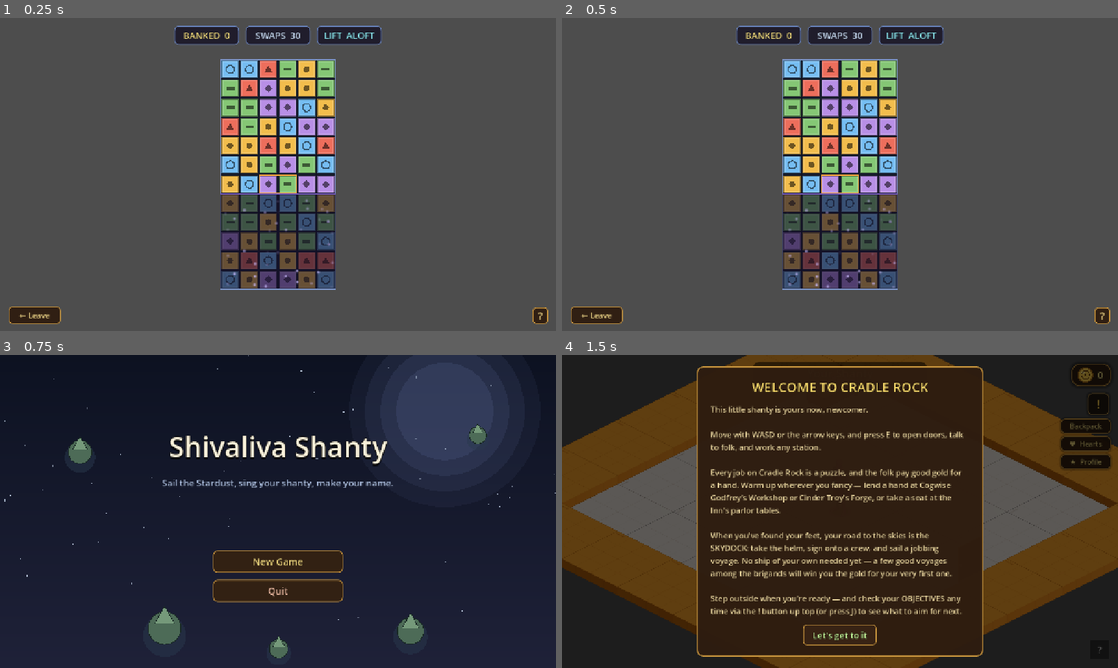
Above: before the commit, frames 1-4 (two rows, left to right).
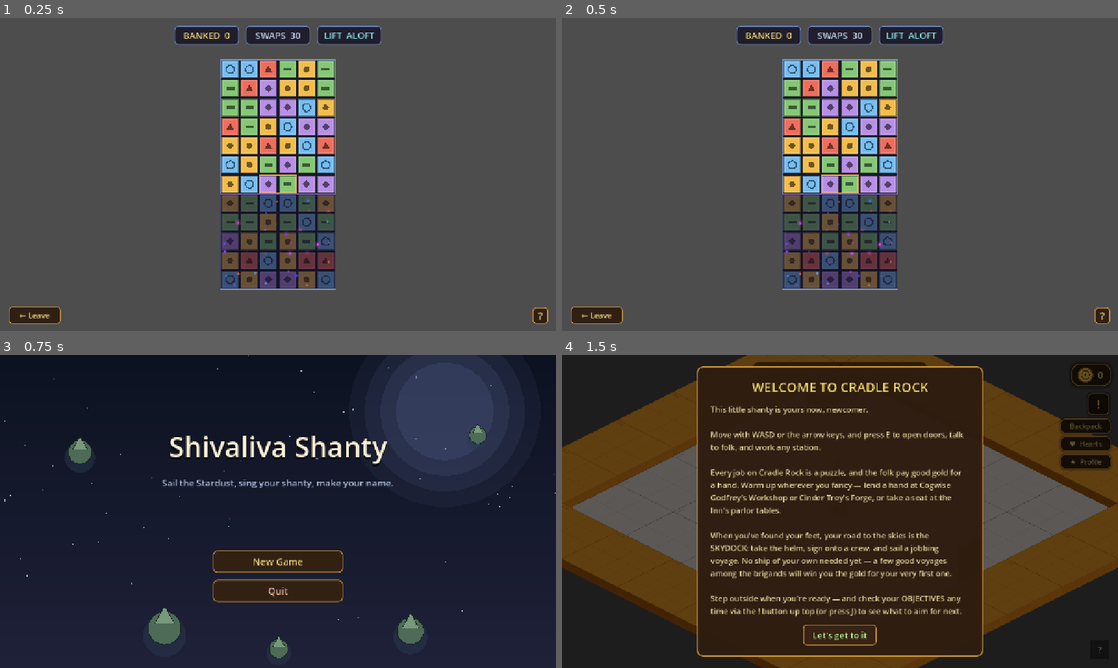
Above: after the commit, the same moments.

Repository: TairoyZone/shivaliva-shanty
Game: Godot game, scene res://puzzles/loft/loft.tscn
The game is run twice, just before and just after one commit, with the same random seed, the same clock (stepped at 60 frames per second) and the same inputs. This scene is started directly instead of the project's main scene.
Inputs:
- Up to frame 1 (0.25 s): no input
- Up to frame 2 (0.5 s): no input
- Up to frame 3 (0.75 s): click "← Leave" at 0.5 s
- Up to frame 4 (1.5 s): click "New Game" at 1.25 s

The runs differ from the first frame. In frame 1, 0.3% of the frame differs, in the area x 39-60%, y 57-87%; in frame 2, 0.3%, in the area x 40-60%, y 56-87%; in frame 3, nothing differs; in frame 4, nothing differs.

Commit message:
feat(loft): Stardust gems - rotating diamonds, glow, jewel hues (per Troy)
Reworked the sparkle per Troy: the particles are now spinning DIAMOND gems (a rotated |x|+|y| SDF, each with a random base angle + a slow random spin), ~a third GLOW (a soft round halo), and they scatter across jewel HUES - blue -> purple -> pink -> red via per-gem HSV. The danger uniform still pulls them all warmer (toward red) + more saturated as the Stardust's bite climbs. Same wiring (surface_y mask + danger tint, fed by paint_overlay); still cheap + GL-Compatibility-safe. Tune density / rot_speed / twinkle_speed / brightness via the .gdshader uniforms.

Co-Authored-By: Claude Opus 4.8 <noreply@anthropic.com>

Diff:
--- a/puzzles/loft/board/stardust_sparkle.gdshader
+++ b/puzzles/loft/board/stardust_sparkle.gdshader
@@ -1,40 +1,62 @@
-// THE STARDUST SPARKLE — a slow twinkling glitter over the abyss below the Loft's rise line.
-// A cheap, GL-Compatibility-safe canvas_item shader: renders ONLY below `surface_y` (the rise line in
-// UV, 0 = board top, 1 = board bottom), drifts faint motes upward, and tints calm -> danger. Drawn on a
-// ColorRect sized to the board, riding over the flat Stardust fill (see LoftBoard.paint_overlay).
+// THE STARDUST SPARKLE — drifting DIAMOND gems that twinkle, slowly ROTATE (each its own way), and some
+// GLOW, scattered across jewel hues (blue / purple / pink / red). Renders only below `surface_y` (the
+// rise line in UV, 0 = board top, 1 = bottom); `danger` pulls the gems warmer (toward red) as the
+// Stardust's bite climbs. Cheap + GL-Compatibility-safe (hash/sin only — no textures/derivatives).
 shader_type canvas_item;
 
-uniform float surface_y = 0.7;     // the rise line in UV — sparkle only appears BELOW this
-uniform float danger = 0.0;        // 0 = calm (cool violet), 1 = the Stardust's bite (warm red)
-uniform vec3 calm_spark : source_color = vec3(0.80, 0.74, 1.0);
-uniform vec3 danger_spark : source_color = vec3(1.0, 0.62, 0.62);
-uniform float density = 22.0;      // vertical sparkle-cell count (aspect-corrected horizontally)
+uniform float surface_y = 0.7;     // the rise line in UV — gems only appear BELOW this
+uniform float danger = 0.0;        // 0 = calm jewel scatter, 1 = the Stardust's bite (warm red)
+uniform float density = 22.0;      // vertical gem-cell count (aspect-corrected horizontally)
 uniform float twinkle_speed = 1.7;
-uniform float brightness = 0.9;
+uniform float rot_speed = 1.1;     // gem spin rate
+uniform float brightness = 1.0;
 
 float hash(vec2 p) {
 	return fract(sin(dot(p, vec2(127.1, 311.7))) * 43758.5453);
 }
 
+vec3 hsv2rgb(vec3 c) {
+	vec4 K = vec4(1.0, 2.0 / 3.0, 1.0 / 3.0, 3.0);
+	vec3 p = abs(fract(c.xxx + K.xyz) * 6.0 - K.www);
+	return c.z * mix(K.xxx, clamp(p - K.xxx, 0.0, 1.0), c.y);
+}
+
 void fragment() {
-	// Mask: nothing above the rise line — the abyss is only below it.
 	float below = step(surface_y, UV.y);
-	// Aspect-correct cell grid that drifts slowly UP (the dust rises out of the deep).
+	// Aspect-correct (~square) cell grid drifting slowly UP (the dust rises out of the deep).
 	vec2 g = vec2(UV.x * density * 0.5, UV.y * density - TIME * 0.08);
 	vec2 cell = floor(g);
-	vec2 f = fract(g) - 0.5;
-	float r = hash(cell);
-	float r2 = hash(cell + 19.7);
-	float present = step(0.6, r);   // ~40% of cells hold a star
-	// Each star twinkles at its own rate + phase.
-	float tw = 0.5 + 0.5 * sin(TIME * twinkle_speed * (0.5 + r) + r2 * 6.2831);
-	// A tight soft point, offset randomly within its cell.
-	vec2 off = (vec2(r2, hash(cell + 4.1)) - 0.5) * 0.55;
-	float d = length(f - off);
-	float spark = present * smoothstep(0.22, 0.0, d) * tw;
-	// Deeper below the surface reads a touch fuller (the abyss thickens with depth).
+	vec2 f = fract(g);
+
+	float rPresent = hash(cell);
+	float rTw      = hash(cell + vec2(19.7, 4.1));
+	vec2  rCenter  = vec2(hash(cell + vec2(7.3, 41.7)), hash(cell + vec2(53.1, 11.9)));
+	float rHue     = hash(cell + vec2(31.3, 67.9));
+	float rRot     = hash(cell + vec2(91.1, 23.5));
+	float rGlow    = hash(cell + vec2(2.7, 88.2));
+
+	float present = step(0.58, rPresent);   // ~42% of cells hold a gem
+
+	// Local coords about the gem centre (kept off the cell edge), then SPIN it.
+	vec2 p = f - mix(vec2(0.25), vec2(0.75), rCenter);
+	float a = rRot * 6.2831 + TIME * (rTw - 0.5) * 2.0 * rot_speed;
+	float cs = cos(a);
+	float sn = sin(a);
+	vec2 pr = vec2(cs * p.x - sn * p.y, sn * p.x + cs * p.y);
+
+	// DIAMOND core (rotated square SDF: |x|+|y|) + a soft round GLOW on a third of them.
+	float dia = abs(pr.x) + abs(pr.y);
+	float core = smoothstep(0.18, 0.06, dia);
+	float glows = step(0.66, rGlow);
+	float halo = glows * smoothstep(0.42, 0.0, length(p)) * 0.5;
+
+	float tw = 0.55 + 0.45 * sin(TIME * twinkle_speed * (0.5 + rPresent) + rTw * 6.2831);
 	float depth = clamp((UV.y - surface_y) / max(0.02, 1.0 - surface_y), 0.0, 1.0);
-	spark *= (0.55 + 0.45 * depth) * brightness * below;
-	vec3 col = mix(calm_spark, danger_spark, danger);
-	COLOR = vec4(col, spark);
+	float spark = (core + halo) * present * tw * (0.55 + 0.45 * depth) * brightness * below;
+
+	// Per-gem hue across blue -> purple -> pink -> red; danger pulls them all warmer + more saturated.
+	float hue = fract(mix(0.55 + rHue * 0.5, 0.99, danger));
+	float sat = mix(0.72, 0.92, danger);
+	vec3 col = hsv2rgb(vec3(hue, sat, 1.0));
+	COLOR = vec4(col, clamp(spark, 0.0, 1.0));
 }
